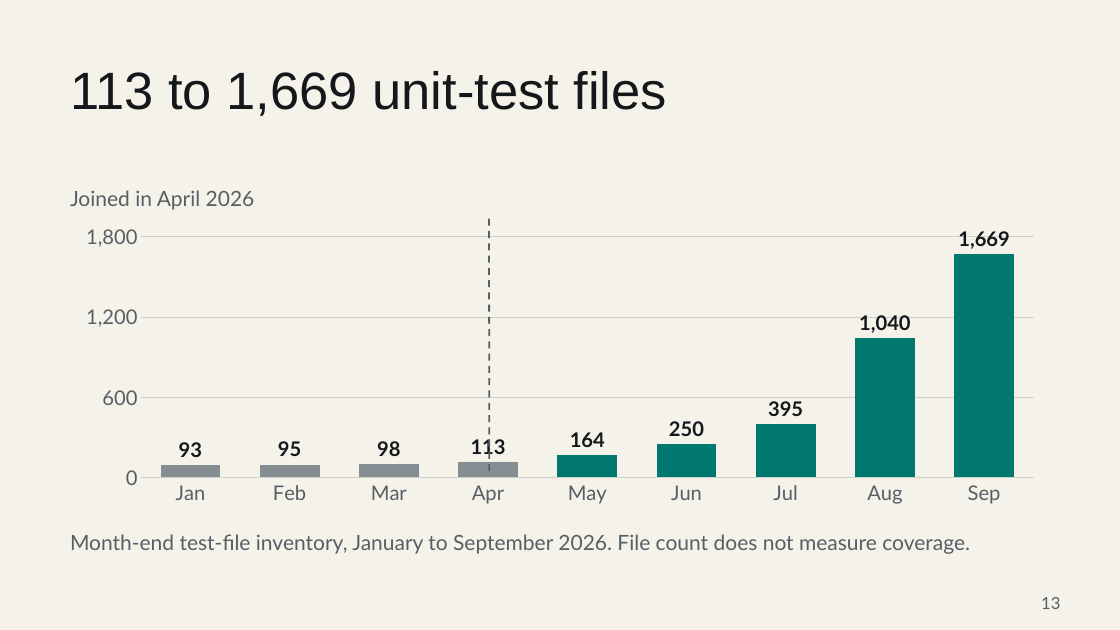
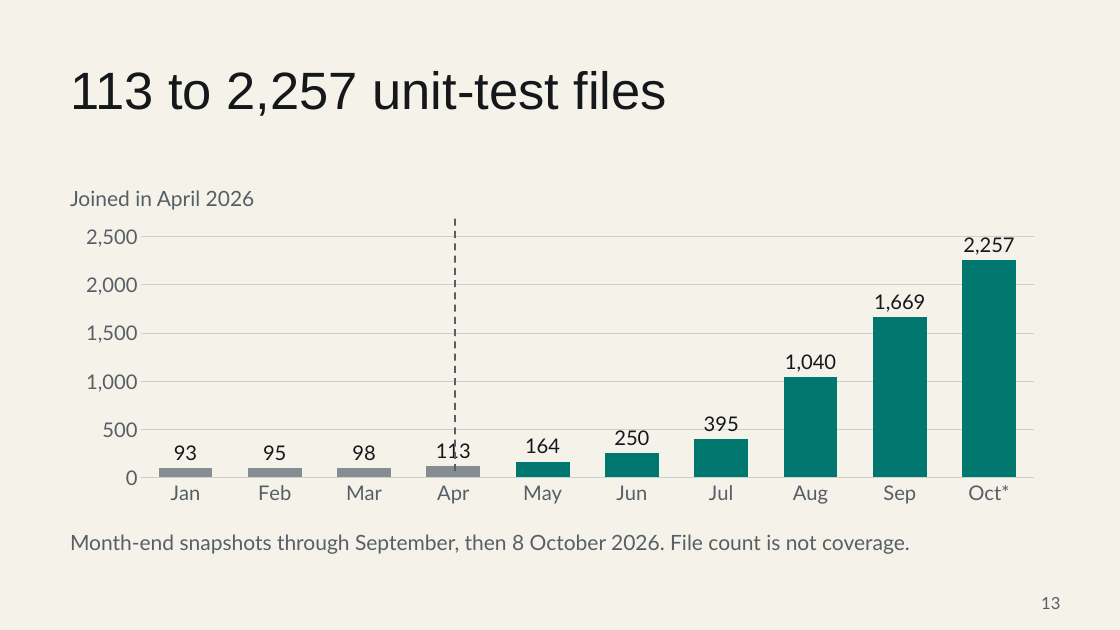
Before and after one commit to JohnAdib/mradib.com, a slide deck: slide 13 of resources/talks/beyond-the-qa-bottleneck.pptx. Drawn at 1120x630 pixels with LibreOffice and Linux fonts; fonts in the diff are those of the drawing. Boxes give left, top, right and bottom in pixels: in the first picture for what was removed or moved away, otherwise in the second. Text is boxed around its words. In the diff, an @@ line names an element or a change of style, - is before the commit and + after.

Commit message:
Update QA article and talk with October evidence and confirmed event (#167)

```diff
--- a/resources/talks/beyond-the-qa-bottleneck.pptx
+++ b/resources/talks/beyond-the-qa-bottleneck.pptx
@@ text at (70,71,667,116): text changed @@
-113 to 1,669 unit-test files
+113 to 2,257 unit-test files
@@ column chart at (66,218,1054,511) @@
-categories: Jan, Feb, Mar, Apr, May, Jun, Jul, Aug, Sep
+categories: Jan, Feb, Mar, Apr, May, Jun, Jul, Aug, Sep, Oct*
-Series 1: 93, 95, 98, 113, 164, 250, 395, 1040, 1669
+Series 1: 93, 95, 98, 113, 164, 250, 395, 1040, 1669, 2257
@@ data labels of Series 1 changed @@
@@ value axis changed @@
@@ lettering changed @@
@@ line moved from (489, 218) - (489, 476) to (455, 218) - (455, 476) @@
@@ text at (70,534,910,554): text changed @@
-Month-end test-file inventory, January to September 2026. File count does not measure coverage.
+Month-end snapshots through September, then 8 October 2026. File count is not coverage.
```
Also in this commit, not shown: 12 other slides changed, 24 other files.
